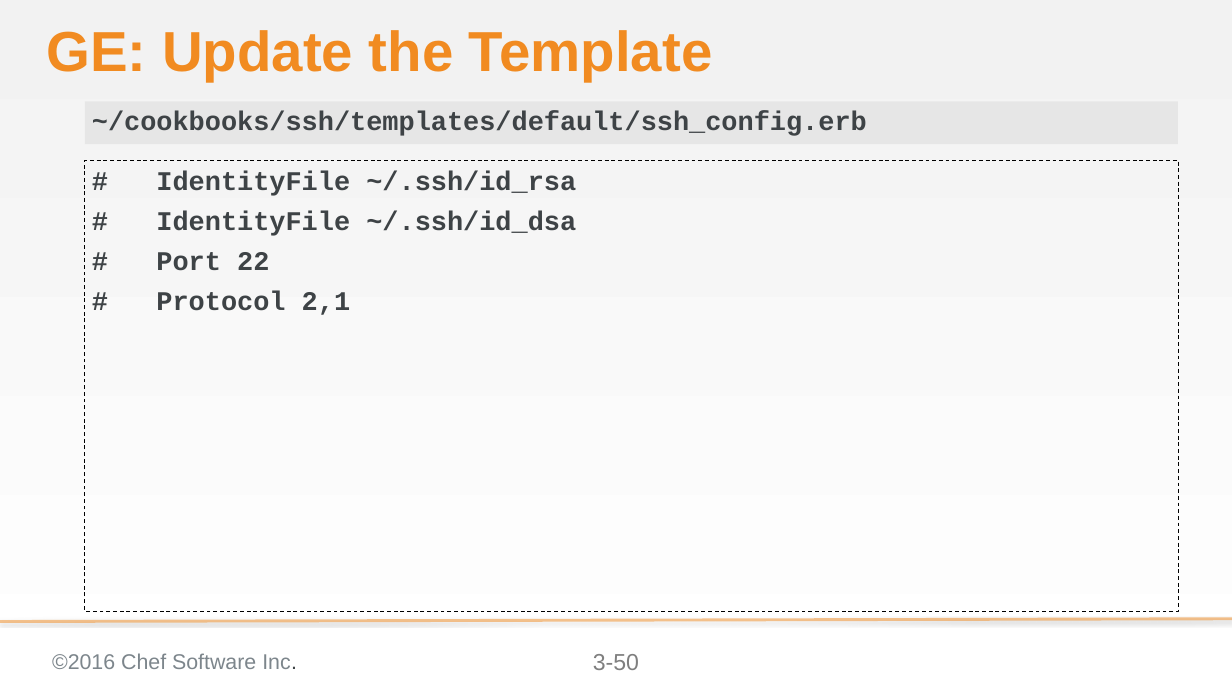
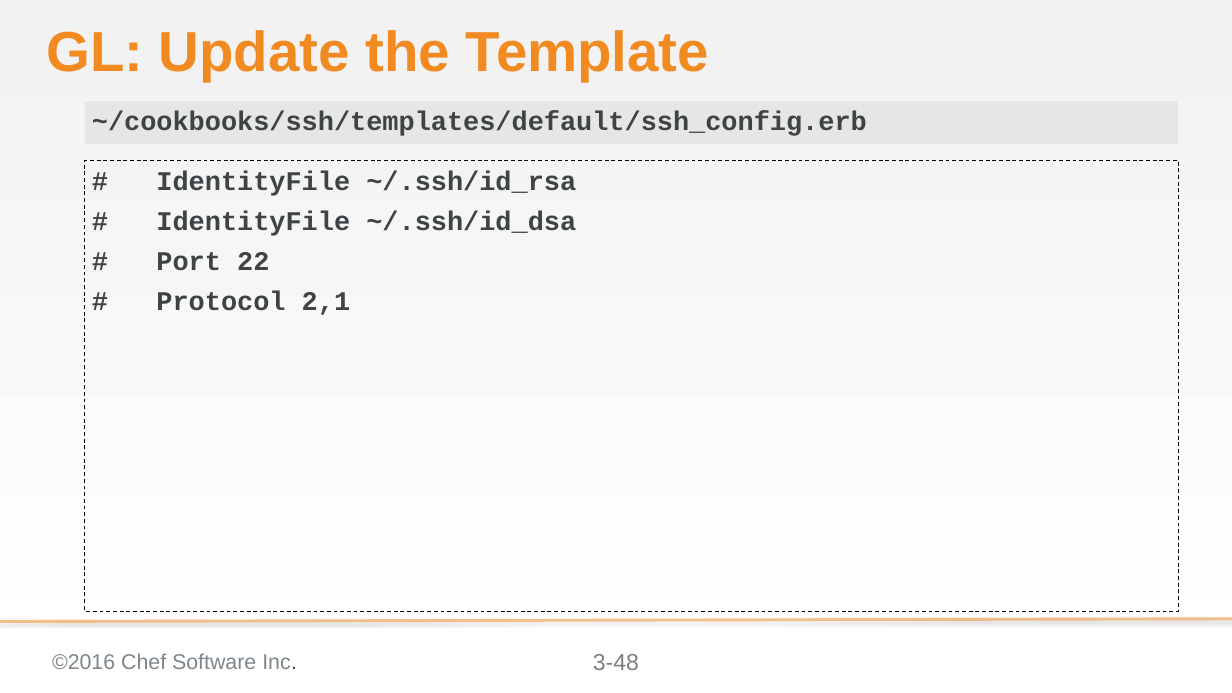
Before and after one commit to bchamby/chef-compliance-installation-configuration-operation, a slide deck: slide 48 of 03-initial-configuration-scans.pptx (slide 50 before the commit). Drawn at 1232x693 pixels with LibreOffice and Linux fonts; fonts in the diff are those of the drawing; background and template pictures are left out. Boxes give left, top, right and bottom in pixels: in the first picture for what was removed or moved away, otherwise in the second. Text is boxed around its words. In the diff, an @@ line names an element or a change of style, - is before the commit and + after.

```diff
--- a/03-initial-configuration-scans.pptx
+++ b/03-initial-configuration-scans.pptx
@@ title at [46, 30, 709, 82]: text changed @@
-GE: Update the Template
+GL: Update the Template
@@ page number at [593, 654, 639, 670]: text changed @@
-3-50
+3-48
```
Also in this commit, not shown: 40 other slides changed, 3 slides removed, 2 other files.
